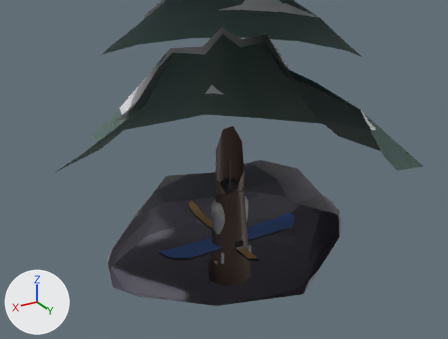
A saved change to the glTF model offpiste.glb.
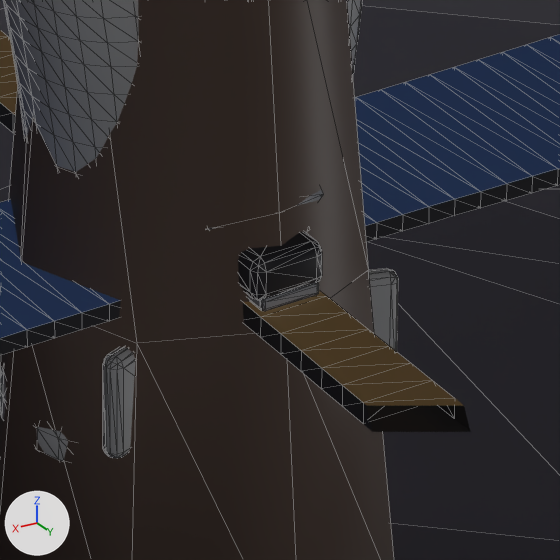
There are two pictures of each version: one from a 50 mm lens placed at (2.9, 4.726, 3.184), pointed at (-0.072, -0.227, 0.707), one close up on the part from 47% to 60% of the width and 64% to 81% of the height. Every picture has the same lights, and +X, +Y and +Z are marked at lower left. The older version's two pictures come first. The close-ups show mesh edges as thin lines. Everything nearer to the camera than a plane just in front of the edit is cut away. Vertices at exactly the same position are counted once.

The older version as bpy lines, for what is in view:
```python
me_ski = bpy.data.meshes.new('ski')
me_ski.from_pydata(...)  # 484 vertices, 936 faces; spans x -0.06..0.06, y -0.83..0.95, z 0.0..0.24
# faces by material slot: [92, 280, 240, 216, 108]
me_ski.materials.append(mat_skitop)  # beige #f8cb89
me_ski.materials.append(mat_skiedge)  # dark grey #3f3f45
me_ski.materials.append(mat_bind)  # light grey #cbced7
me_ski.materials.append(mat_frame)  # dark grey #3f3f45
me_ski.materials.append(mat_bootacc)  # beige #f8cb89
me_torso = bpy.data.meshes.new('torso')
me_torso.from_pydata(...)  # 1499 vertices, 2892 faces; spans x -0.209..0.208, y -0.146..0.15, z -0.231..0.56
# faces by material slot: [2772, 120]
me_torso.materials.append(mat_jacket)  # white #edeff1
me_torso.materials.append(mat_accent)  # white #f3f6f9
me_treetrunk = bpy.data.meshes.new('treeTrunk')
me_treetrunk.from_pydata(...)  # 40 vertices, 76 faces; spans x -0.24..0.24, y -0.25..0.24, z -0.4..6.29
me_treetrunk.materials.append(mat_trunk)  # brown #816c61
ob_ski = bpy.data.objects.new('ski', me_ski)
ob_ski.location = (0.0, 0.0, 0.0)
ob_torso = bpy.data.objects.new('torso', me_torso)
ob_torso.location = (0.0, 0.0, 0.0)
ob_treetrunk = bpy.data.objects.new('treeTrunk', me_treetrunk)
ob_treetrunk.location = (0.0, 0.0, 0.0)
# also in view: 'board' at (0.0, 0.0, 0.067); 'rock' at (0.039, -0.001, 0.129)
```
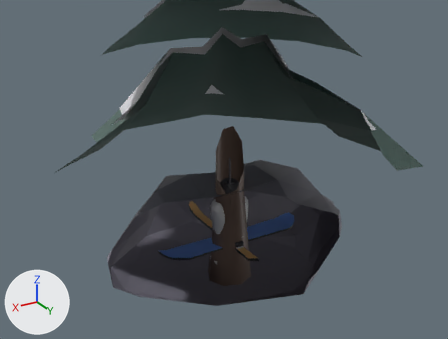
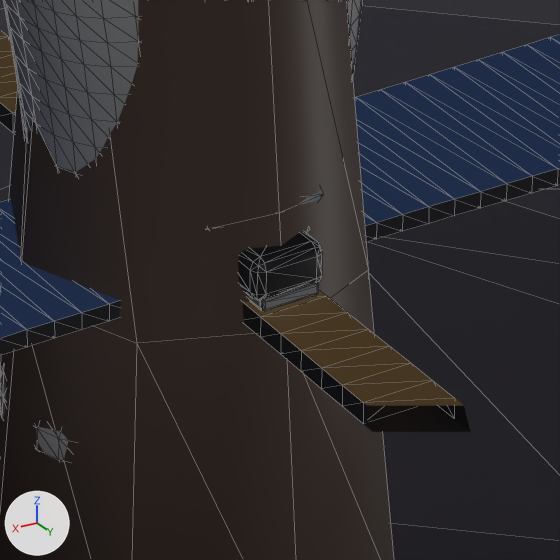
Location of each change, [x1, y1, x2, y2] in pixels of the close-ups (560 x 560 px):
'torso', reshaped
    before: [0, 0, 398, 461]
    after: [0, 0, 362, 461]
part 1 of me_torso, deleted
    before: [369, 268, 398, 352]
part 2 of me_torso, deleted
    before: [103, 347, 135, 458]

Patch to the scene script:
```diff
--- a/offpiste.glb.py
+++ b/offpiste.glb.py
@@ me_torso @@
 # used by ob_torso; location = (0.0, 0.0, 0.0)
-me_torso.from_pydata(...)  # 1499 vertices, 2892 faces; spans x -0.209..0.208, y -0.146..0.15, z -0.231..0.56
+me_torso.from_pydata(...)  # 1387 vertices, 2676 faces; spans x -0.209..0.208, y -0.146..0.15, z -0.231..0.56
+# me_torso part 1: the loose piece of 56 vertices spanning x -0.177..-0.063, y 0.091..0.149, z -0.13..-0.01 is deleted
+# me_torso part 2: the loose piece of 56 vertices spanning x 0.063..0.177, y 0.091..0.149, z -0.13..-0.01 is deleted
 me_torso.materials.append(mat_jacket)
```
